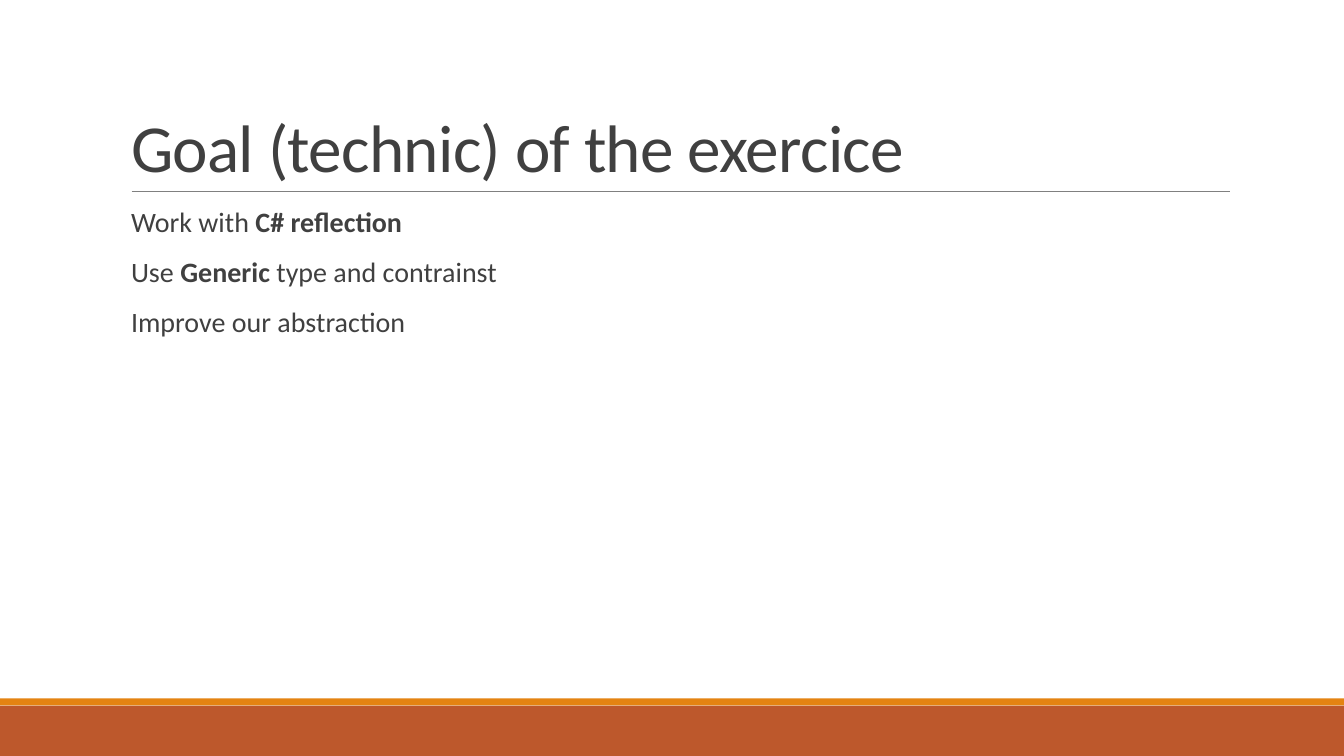
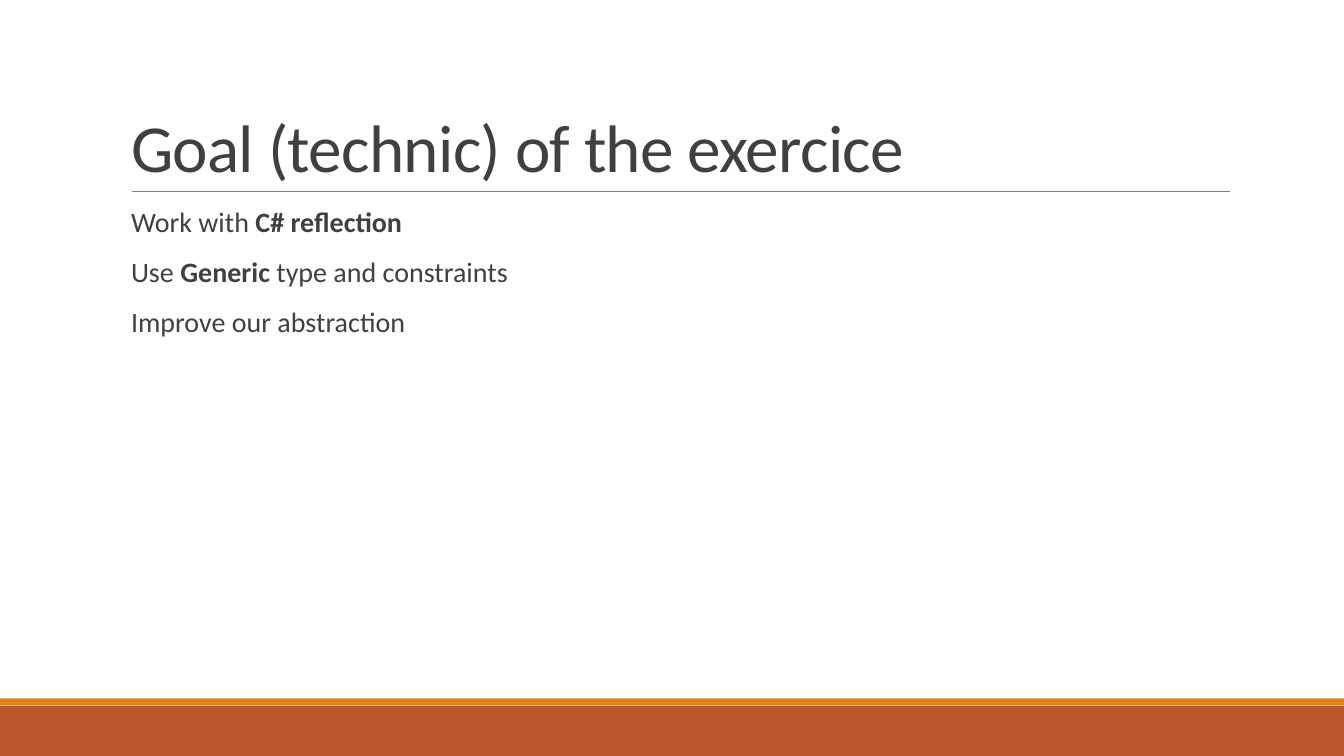
Before and after one commit to Sybaris-Classroom/Exercices, a slide deck: slide 2 of CommandLineParser/Exercice CommandLineParser.pptx. Drawn at 1344x756 pixels with LibreOffice and Linux fonts; fonts in the diff are those of the drawing. Boxes give left, top, right and bottom in pixels: in the first picture for what was removed or moved away, otherwise in the second. Text is boxed around its words. In the diff, an @@ line names an element or a change of style, - is before the commit and + after.

Commit message:
Correction faute d'orthographe

```diff
--- a/CommandLineParser/Exercice CommandLineParser.pptx
+++ b/CommandLineParser/Exercice CommandLineParser.pptx
@@ text at (131,262,508,287): text changed @@
-  Use Generic type and contrainst
+  Use Generic type and constraints
```
